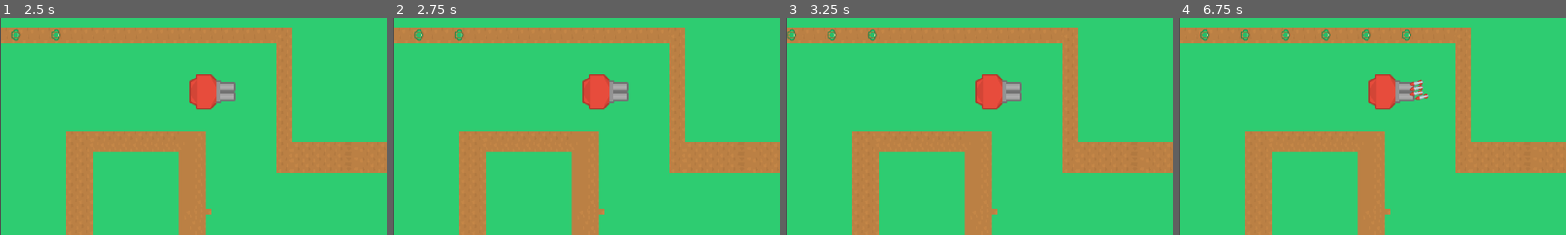
Above: before the commit, frames 1-4 (left to right).
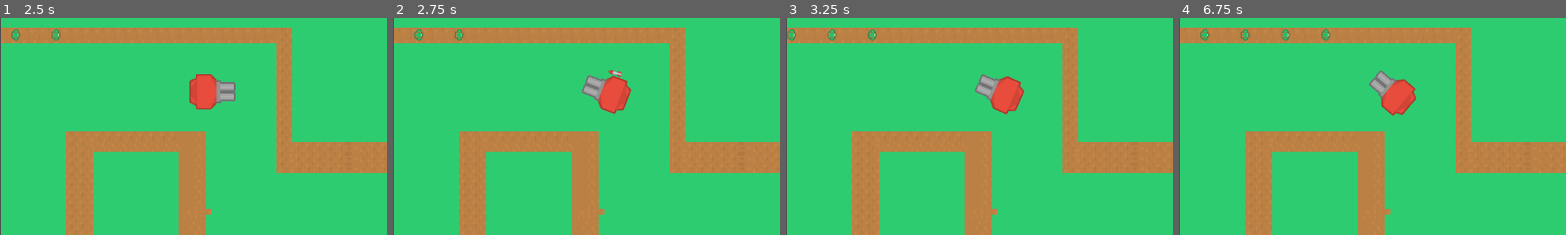
Above: after the commit, the same moments.

Repository: Robbedebie/Tower-Defense
Game: Godot game, scene res://main.tscn
Same seed, same stepped clock (60 frames per second), same inputs: the game is played once before the commit and once after it.
Inputs:
- Up to frame 1 (2.5 s): tap Enter at 0.5, 2 s; tap Space at 1.25 s
- Up to frame 2 (2.75 s): no input
- Up to frame 3 (3.25 s): no input
- Up to frame 4 (6.75 s): tap Space at 3.5, 6.5 s; tap Enter at 4.25 s
The pictures show only the part of the screen within x 0-50%, y 0-50%; the shares and areas given below are measured in that part.

Frame 1 is identical in both runs. In frame 2, 1.7% of the frame differs, in the area x 48-62%, y 24-45%; in frame 3, 1.6%; in frame 4, 2.0%, in the area x 47-65%, y 4-46%.

Commit message:
fixed bullets not travelling issue

Diff:
--- a/Enemies/enemy_person.gd
+++ b/Enemies/enemy_person.gd
@@ -1,8 +1,11 @@
 extends CharacterBody2D
 
 @export var speed = 100
-
+@export var health = 10
 func _process(delta):
 	get_parent().set_progress(get_parent().get_progress() + speed * delta)
 	if get_parent().get_progress_ratio() == 1:
 		queue_free()
+
+	if health <= 0:
+		get_parent().get_parent().queue_free()
--- a/Levels/level1.tscn
+++ b/Levels/level1.tscn
@@ -1210,4 +1210,4 @@
 tile_set = SubResource("TileSet_osmkn")
 cell_quadrant_size = 64
 format = 2
-layer_0/tile_data = PackedInt32Array(0, 655360, 10, 65536, 655360, 10, 393216, 655360, 10, 458752, 655360, 10, 524288, 655360, 10, 589824, 655360 …(239105 unchanged characters)…
+layer_0/tile_data = PackedInt32Array(0, 655360, 10, 65536, 655360, 10, 393216, 655360, 10, 458752, 2228224, 10, 524288, 655360, 10, 589824, 655360 …(239105 unchanged characters)…
--- a/Towers/RedBulletTower.gd
+++ b/Towers/RedBulletTower.gd
@@ -1,10 +1,16 @@
 extends StaticBody2D
 
 var Bullet = preload("res://Towers/red_bullet.tscn")
-var bulletDamage = 5
+@export var bulletDamage = 5
 var pathName
 var currentTargets = []
 var currentFurthestTarget
+
+func _process(delta):
+	if is_instance_valid(currentFurthestTarget):
+		self.look_at(currentFurthestTarget.global_position)
+	else:
+		remove_all_bullets_locked_on_target()
 
 func _on_tower_body_entered(body):
 	if "Enemy" in body.name:
@@ -30,8 +36,12 @@
 		var tempBullet = Bullet.instantiate()
 		tempBullet.pathName = pathName
 		tempBullet.bulletDamage = bulletDamage
+		tempBullet.global_position = $Aim.global_position
 		get_node("BulletContainer").add_child(tempBullet)
-		tempBullet.global_position = $Aim.global_position
 
 func _on_tower_body_exited(body):
-	pass # Replace with function body.
+	currentTargets = get_node("Tower").get_overlapping_bodies()
+
+func remove_all_bullets_locked_on_target():
+	for i in get_node("BulletContainer").get_child_count():
+			get_node("BulletContainer").get_child(i).queue_free()
--- a/Towers/red_bullet.gd
+++ b/Towers/red_bullet.gd
@@ -12,10 +12,11 @@
 		if pathSpawnerNode.get_child(i).name == pathName:
 			#Dit is de global position van de Enemy, pathSpawnerNode.getChild is een path
 			target = pathSpawnerNode.get_child(i).get_child(0).get_child(0).global_position
-	velocity = global_position.direction_to(target * speed)
+	velocity = global_position.direction_to(target) * speed
 	look_at(target)
 	move_and_slide()
 
 func _on_area_2d_body_entered(body):
 	if "Enemy" in body.name:
+		body.health -= bulletDamage
 		queue_free()
--- a/Towers/red_bullet.tscn
+++ b/Towers/red_bullet.tscn
@@ -9,21 +9,24 @@
 
 [sub_resource type="CapsuleShape2D" id="CapsuleShape2D_ok6r8"]
 radius = 8.0
-height = 36.0
+height = 38.0
 
 [node name="RedBullet" type="CharacterBody2D"]
 rotation = 1.5708
 script = ExtResource("1_5r1ur")
 
 [node name="TowerDefenseTile251" type="Sprite2D" parent="."]
+rotation = 1.5708
 texture = ExtResource("1_r0rdq")
 
 [node name="CollisionShape2D" type="CollisionShape2D" parent="."]
+rotation = 1.5708
 shape = SubResource("CapsuleShape2D_o4vld")
 
-[node name="Area2D" type="Area2D" parent="."]
+[node name="Tower" type="Area2D" parent="."]
 
-[node name="CollisionShape2D2" type="CollisionShape2D" parent="Area2D"]
+[node name="CollisionShape2D2" type="CollisionShape2D" parent="Tower"]
+rotation = 1.5708
 shape = SubResource("CapsuleShape2D_ok6r8")
 
-[connection signal="body_entered" from="Area2D" to="." method="_on_area_2d_body_entered"]
+[connection signal="body_entered" from="Tower" to="." method="_on_area_2d_body_entered"]
--- a/Towers/red_bullet_tower.tscn
+++ b/Towers/red_bullet_tower.tscn
@@ -7,7 +7,7 @@
 size = Vector2(101, 88)
 
 [sub_resource type="CircleShape2D" id="CircleShape2D_kkvmu"]
-radius = 310.079
+radius = 400.0
 
 [node name="RedBulletTower" type="StaticBody2D"]
 script = ExtResource("1_8kk1q")
@@ -27,6 +27,7 @@
 [node name="Tower" type="Area2D" parent="."]
 
 [node name="TowerRange" type="CollisionShape2D" parent="Tower"]
+position = Vector2(1, 0)
 shape = SubResource("CircleShape2D_kkvmu")
 
 [node name="BulletContainer" type="Node" parent="."]
